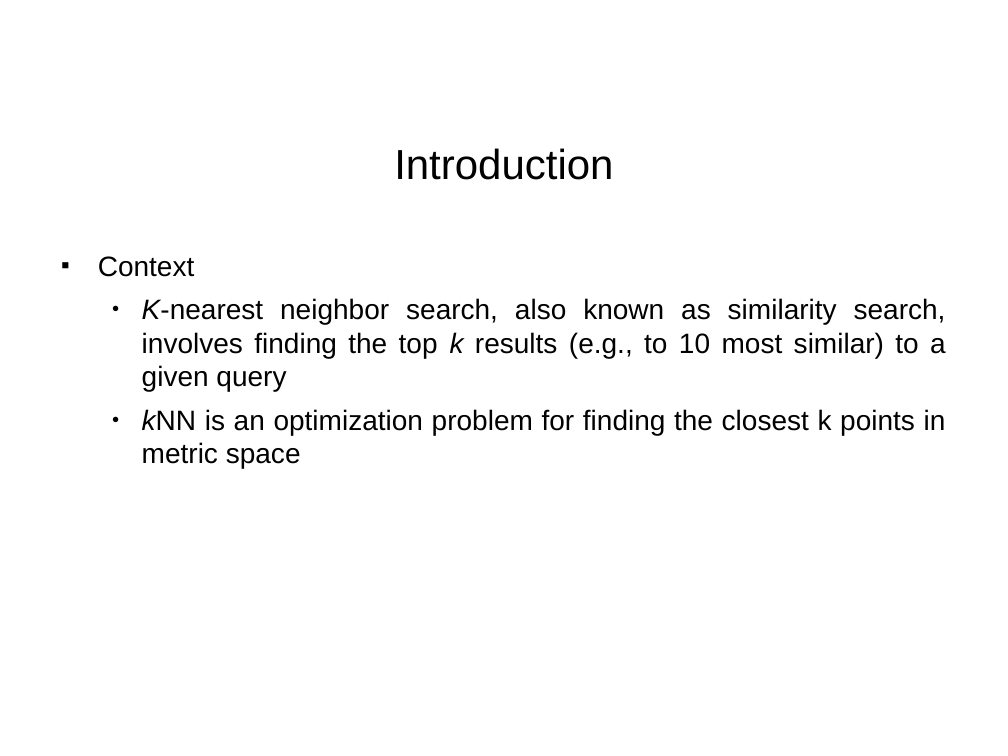
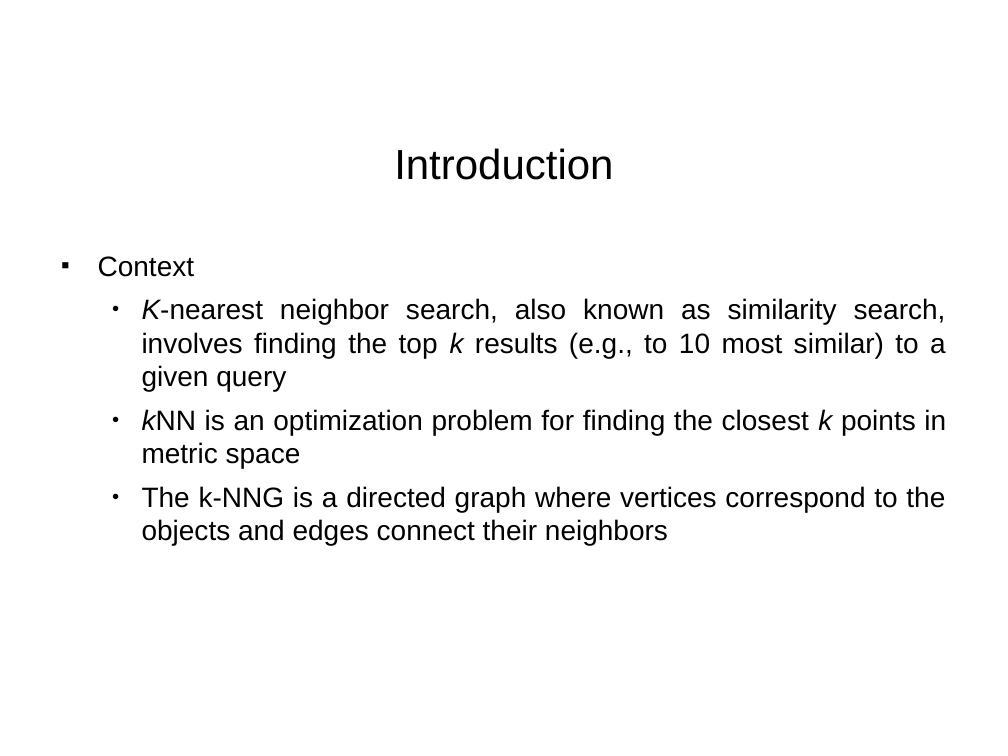
Before and after one commit to paulohq/apresentacao-L2KNNG, a slide deck: slide 3 of apresentacao-L2KNNG.ppt. Drawn at 1008x756 pixels with LibreOffice and Linux fonts; fonts in the diff are those of the drawing; background and template pictures are left out. Boxes give left, top, right and bottom in pixels: in the first picture for what was removed or moved away, otherwise in the second. Text is boxed around its words. In the diff, an @@ line names an element or a change of style, - is before the commit and + after.

```diff
--- a/apresentacao-L2KNNG.ppt
+++ b/apresentacao-L2KNNG.ppt
@@ text at (x1=98, y1=256, x2=946, y2=469): italic on in "k"; indent changed @@
@@ text at (x1=142, y1=486, x2=945, y2=546): paragraph added @@
+  ● The k-NNG is a directed graph where vertices correspond to the objects and edges connect their neighbors
```
Also in this commit, not shown: 13 other slides changed, 1 slide added.
